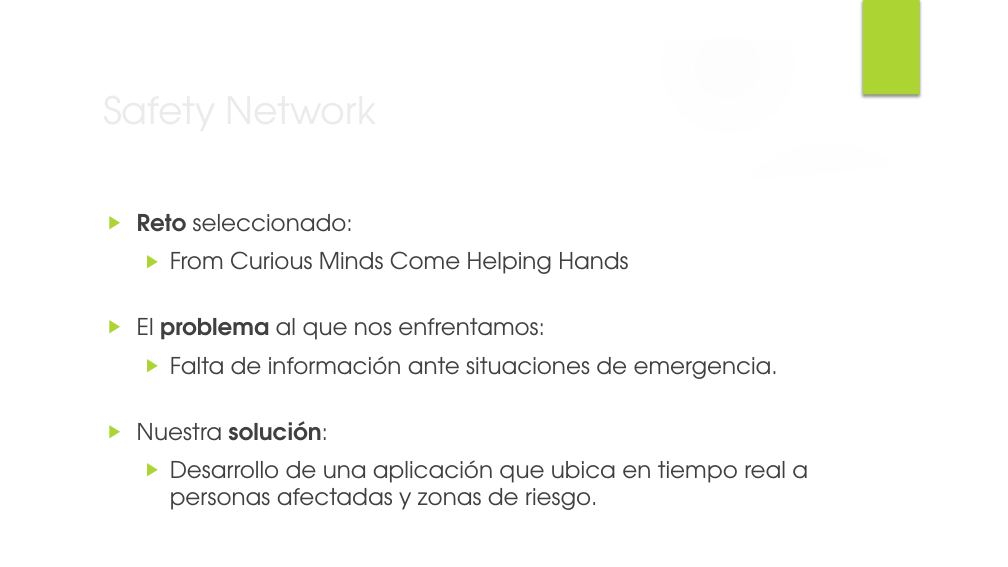
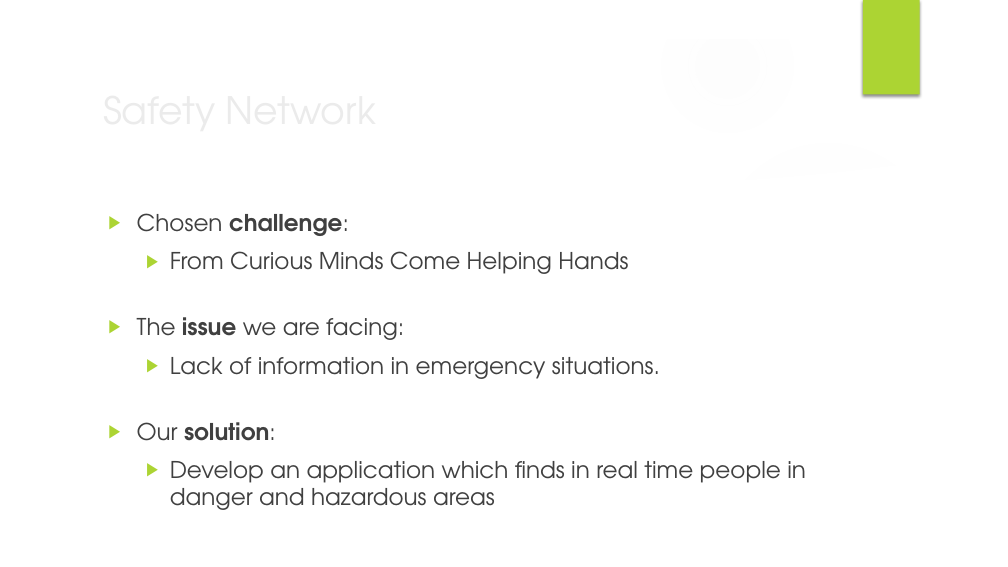
Before and after one commit to javieraviles/spaceappschallenge, a slide deck: slide 2 of Documentation/project_slide.pptx. Drawn at 1008x567 pixels with LibreOffice and Linux fonts; fonts in the diff are those of the drawing; background and template pictures are left out. Boxes give left, top, right and bottom in pixels: in the first picture for what was removed or moved away, otherwise in the second. Text is boxed around its words. In the diff, an @@ line names an element or a change of style, - is before the commit and + after.

```diff
--- a/Documentation/project_slide.pptx
+++ b/Documentation/project_slide.pptx
@@ text at (137,213,349,236): text changed; bold on @@
-▶ Reto seleccionado:
+▶ Chosen challenge:
@@ text at (137,317,806,510): text changed @@
-▶ El problema al que nos enfrentamos:
-  ▶ Falta de información ante situaciones de emergencia.
-▶ Nuestra solución:
-  ▶ Desarrollo de una aplicación que ubica en tiempo real a personas afectadas y zonas de riesgo.
+▶ The issue we are facing:
+  ▶ Lack of information in emergency situations.
+▶ Our solution:
+  ▶ Develop an application which finds in real time people in danger and hazardous areas
```
Also in this commit, not shown: 8 other slides changed, 2 other files.
